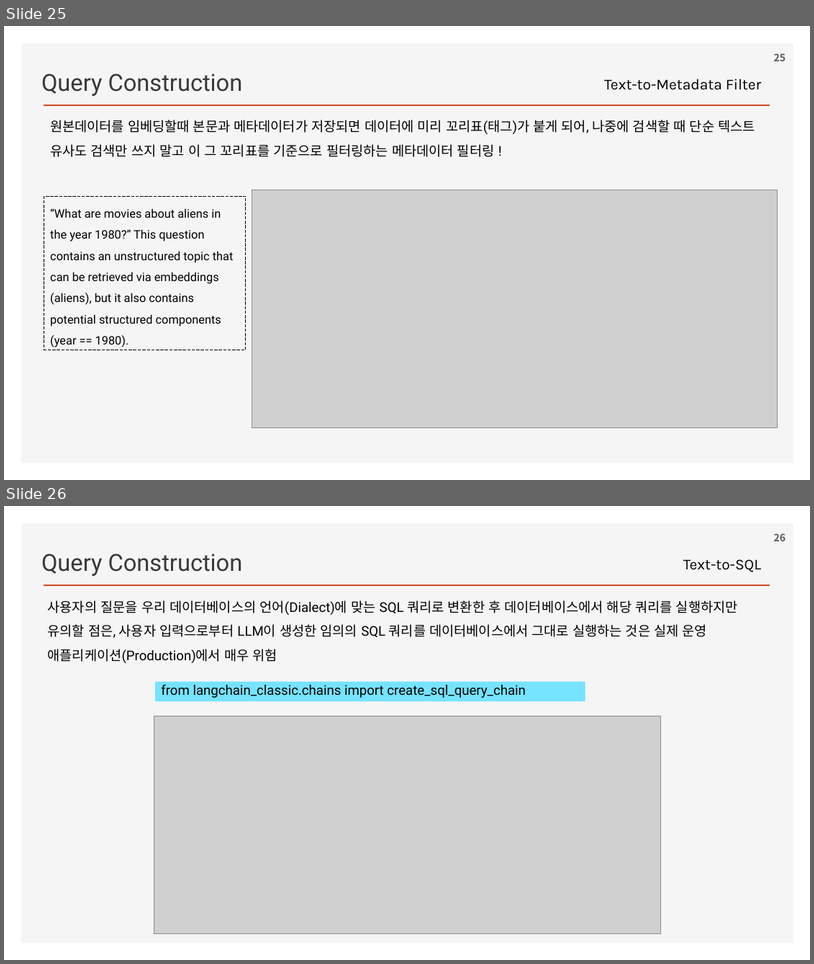
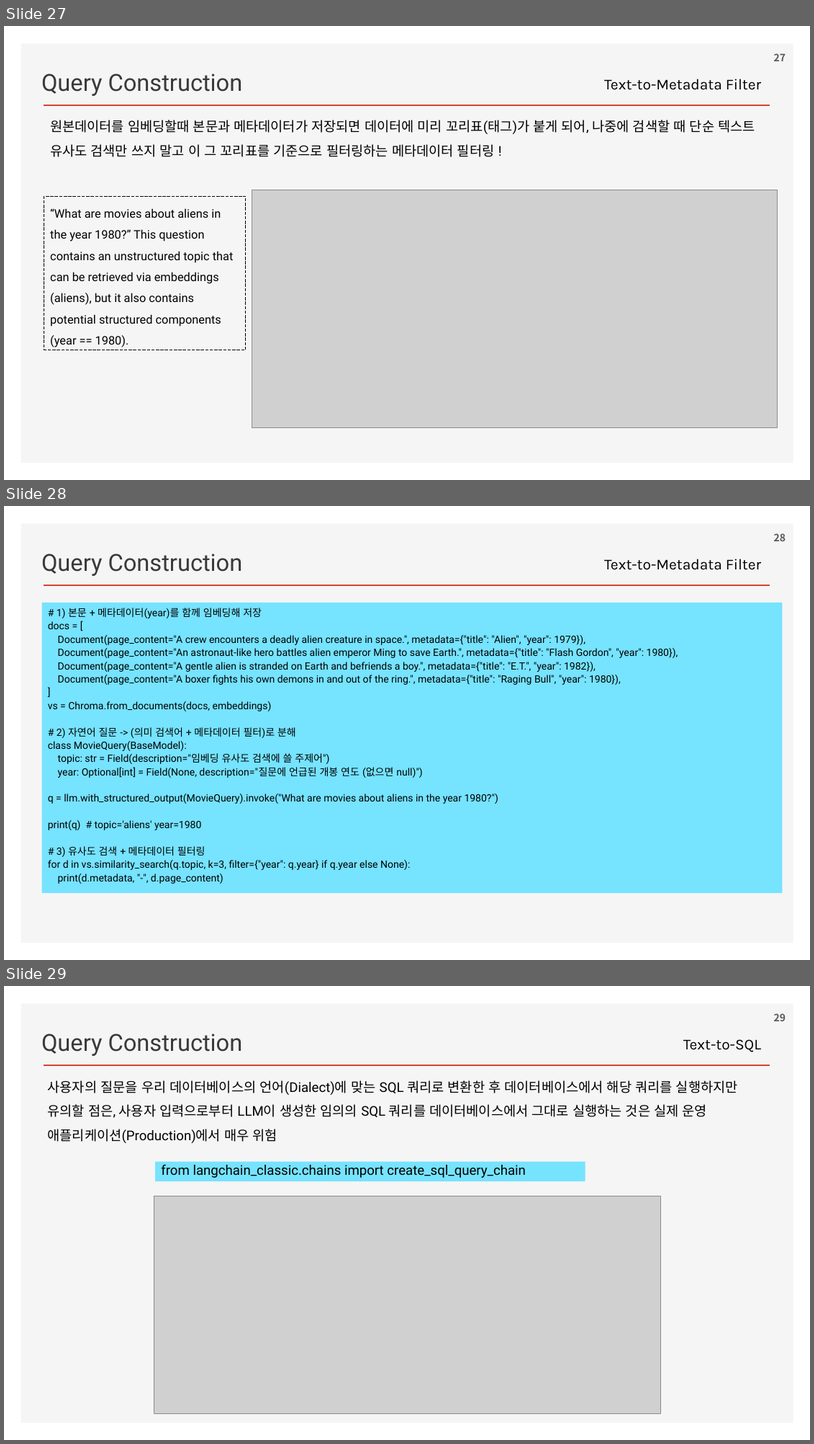
Before and after one commit to ancestor9/2026_Fall_Learning-Langchain-AI-Agent, a slide deck: ppts/CHAPTER 3 RAG Part II_Chatting with Your Data.pptx. Shown one above the other, each under a label of ours: slides 25 and 26 before the commit, slides 27, 28 and 29 after it. The pictures are 814x964 and 814x1444 pixels, drawn with LibreOffice and Linux fonts; fonts in the diff are those of the drawing; grey boxes stand for pictures; background and template pictures are left out. Boxes give left, top, right and bottom in pixels: in the first picture for what was removed or moved away, otherwise in the second. Text is boxed around its words. In the diff, an @@ line names an element or a change of style, - is before the commit and + after.

```diff
--- a/ppts/CHAPTER 3 RAG Part II_Chatting with Your Data.pptx
+++ b/ppts/CHAPTER 3 RAG Part II_Chatting with Your Data.pptx
@@ slide 28 added at [4,506,810,960], background #FFFFFF; not listed: 2 template elements that a slide beside it also shows @@
@@ page number added at [774,533,786,541], 12 pt, text #595959, bold @@
+28
@@ text added at [41,554,243,576], 28 pt, text #3B3838 @@
+Query Construction
@@ text added at [604,559,761,570], 18 pt, text #000000 @@
+Text-to-Metadata Filter
@@ rectangle added at [41,602,782,893], fill #76E3FF, 12 pt, text #000000 @@
+# 1) 본문 + 메타데이터(year)를 함께 임베딩해 저장
+docs = [
+Document(page_content="A crew encounters a deadly alien creature in space.", metadata={"title": "Alien", "year": 1979}),
+Document(page_content="An astronaut-like hero battles alien emperor Ming to save Earth.", metadata={"title": "Flash Gordon", "year": 1980}),
+Document(page_content="A gentle alien is stranded on Earth and befriends a boy.", metadata={"title": "E.T.", "year": 1982}),
+Document(page_content="A boxer fights his own demons in and out of the ring.", metadata={"title": "Raging Bull", "year": 1980}),
+]
+vs = Chroma.from_documents(docs, embeddings)
+# 2) 자연어 질문 -> (의미 검색어 + 메타데이터 필터)로 분해
+class MovieQuery(BaseModel):
+topic: str = Field(description="임베딩 유사도 검색에 쓸 주제어")
+year: Optional[int] = Field(None, description="질문에 언급된 개봉 연도 (없으면 null)")
+q = llm.with_structured_output(MovieQuery).invoke("What are movies about aliens in the year 1980?")
+print(q) # topic='aliens' year=1980
+# 3) 유사도 검색 + 메타데이터 필터링
+for d in vs.similarity_search(q.topic, k=3, filter={"year": q.year} if q.year else None):
+print(d.metadata, "-", d.page_content)
@@ what was slide 25 is now slide 27 @@
@@ page number at [774,53,786,61]: text changed @@
-25
+27
@@ what was slide 26 is now slide 29 @@
```
Also in this commit, not shown: 1 slide changed, 3 other slides added.
